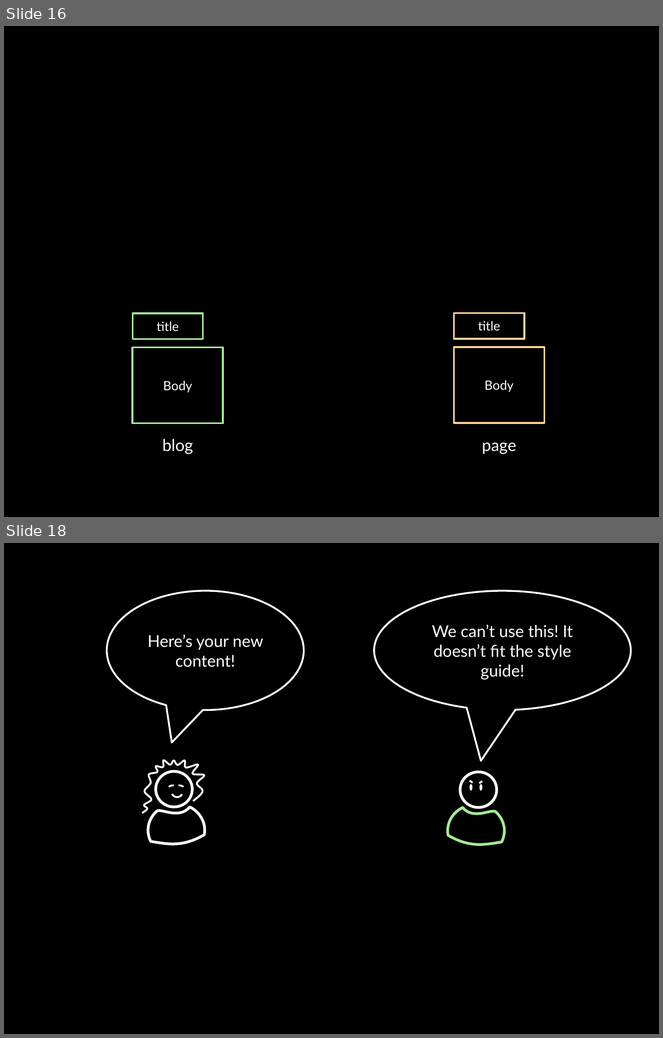
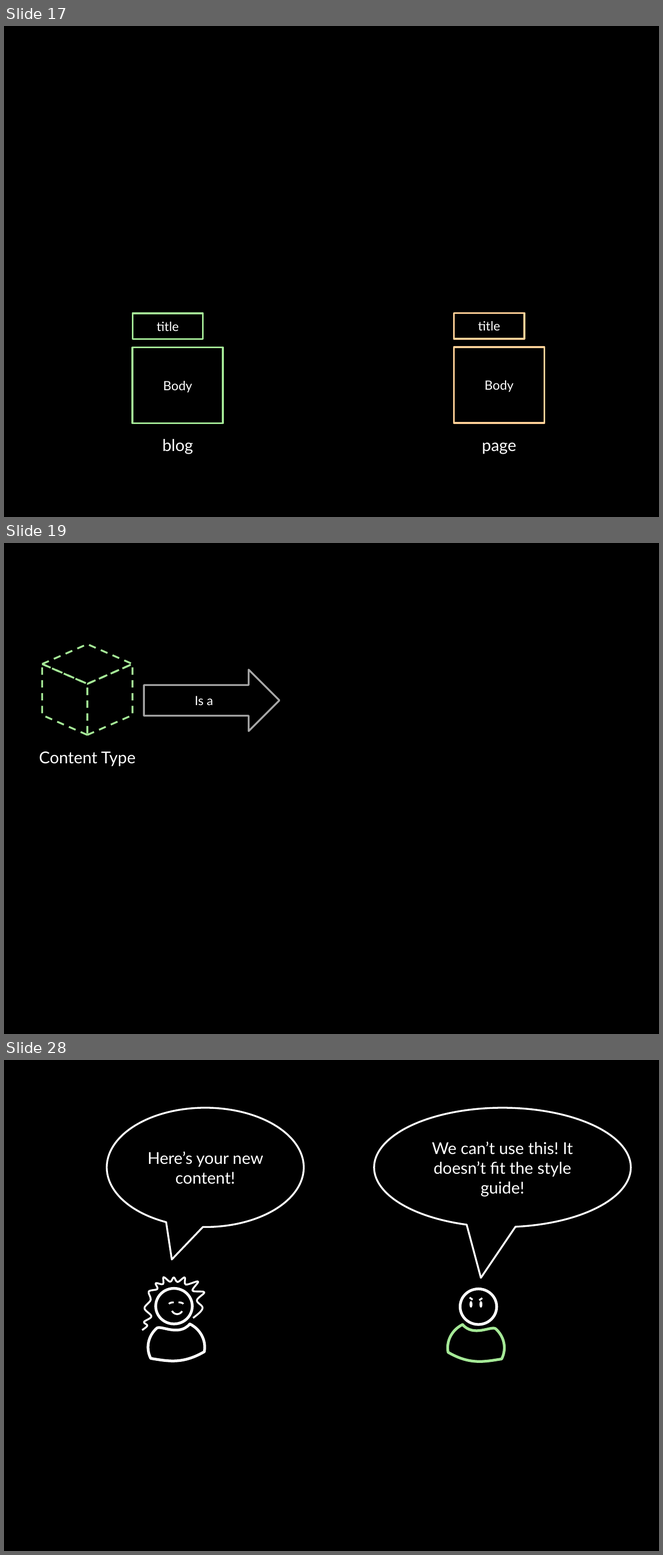
Before and after one commit to socketwench/introToContentTypes, a slide deck: src/introToContentTypes.pptx. Shown one above the other, each under a label of ours: slides 16 and 18 before the commit, slides 17, 19 and 28 after it; the slides between them are not shown. The pictures are 663x1038 and 663x1555 pixels, drawn with LibreOffice and Linux fonts; fonts in the diff are those of the drawing. Boxes give left, top, right and bottom in pixels: in the first picture for what was removed or moved away, otherwise in the second. Text is boxed around its words. In the diff, an @@ line names an element or a change of style, - is before the commit and + after.

Commit message:
Completed Drupal and Content, and Categorizing Content sections. Started Creating Content Types section.

```diff
--- a/src/introToContentTypes.pptx
+++ b/src/introToContentTypes.pptx
@@ slide 19 added at (4, 543, 659, 1034), background #000000 @@
@@ diamond added at (42, 644, 132, 684), outline #A5E997 2 pt dashed @@
@@ parallelogram added at (42, 664, 88, 735), outline #A5E997 2 pt dashed @@
@@ parallelogram added at (88, 664, 133, 735), outline #A5E997 2 pt dashed @@
@@ right arrow added at (144, 669, 280, 731), outline #A6A6A6 2 pt, 14 pt, text #FFFFFF @@
+Is a
@@ text added at (39, 752, 136, 767), 18 pt, text #FFFFFF @@
+Content Type
@@ what was slide 16 is now slide 17 @@
@@ what was slide 18 is now slide 28 @@
```
Also in this commit, not shown: 2 slides changed, 9 other slides added, 13 other files.
